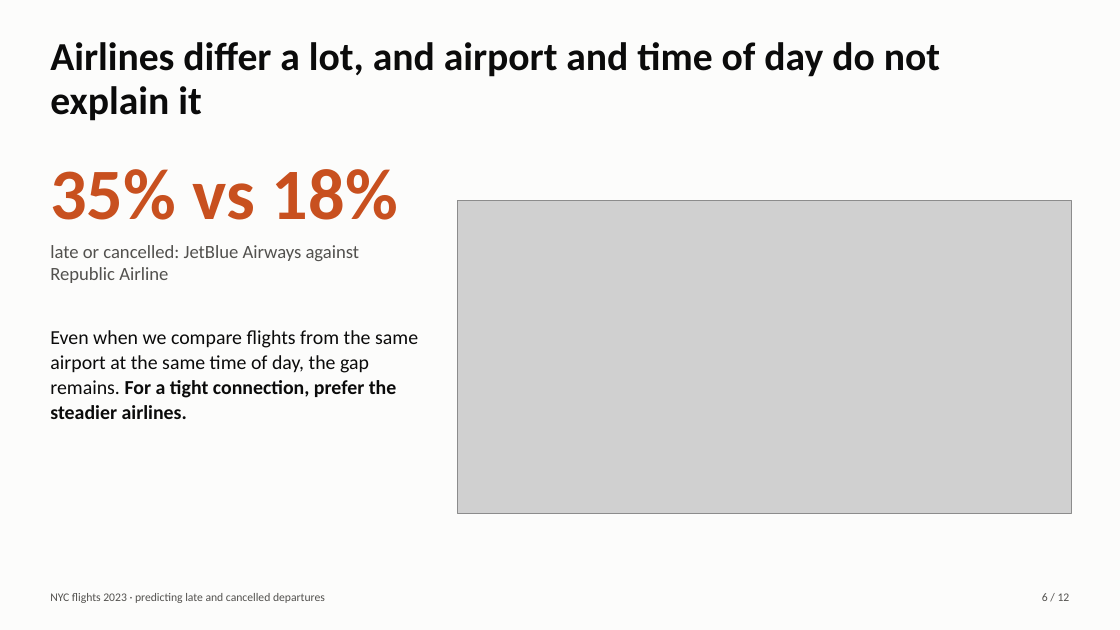
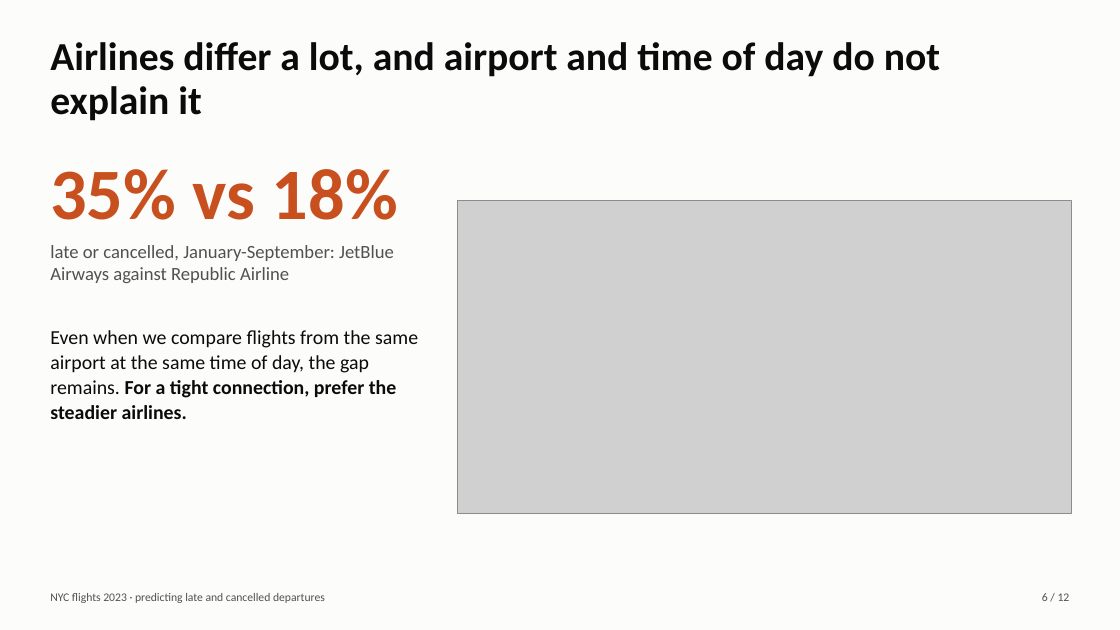
Before and after one commit to bssam99/nyc-flights-2023-delay-prediction, a slide deck: slide 6 of slides/deck.pptx. Drawn at 1120x630 pixels with LibreOffice and Linux fonts; fonts in the diff are those of the drawing; grey boxes stand for pictures. Boxes give left, top, right and bottom in pixels: in the first picture for what was removed or moved away, otherwise in the second. Text is boxed around its words. In the diff, an @@ line names an element or a change of style, - is before the commit and + after.

```diff
--- a/slides/deck.pptx
+++ b/slides/deck.pptx
@@ text at (x1=50, y1=245, x2=394, y2=283): text changed @@
-late or cancelled: JetBlue Airways against Republic Airline
+late or cancelled, January-September: JetBlue Airways against Republic Airline
```
Also in this commit, not shown: 7 other slides changed, 21 other files.
